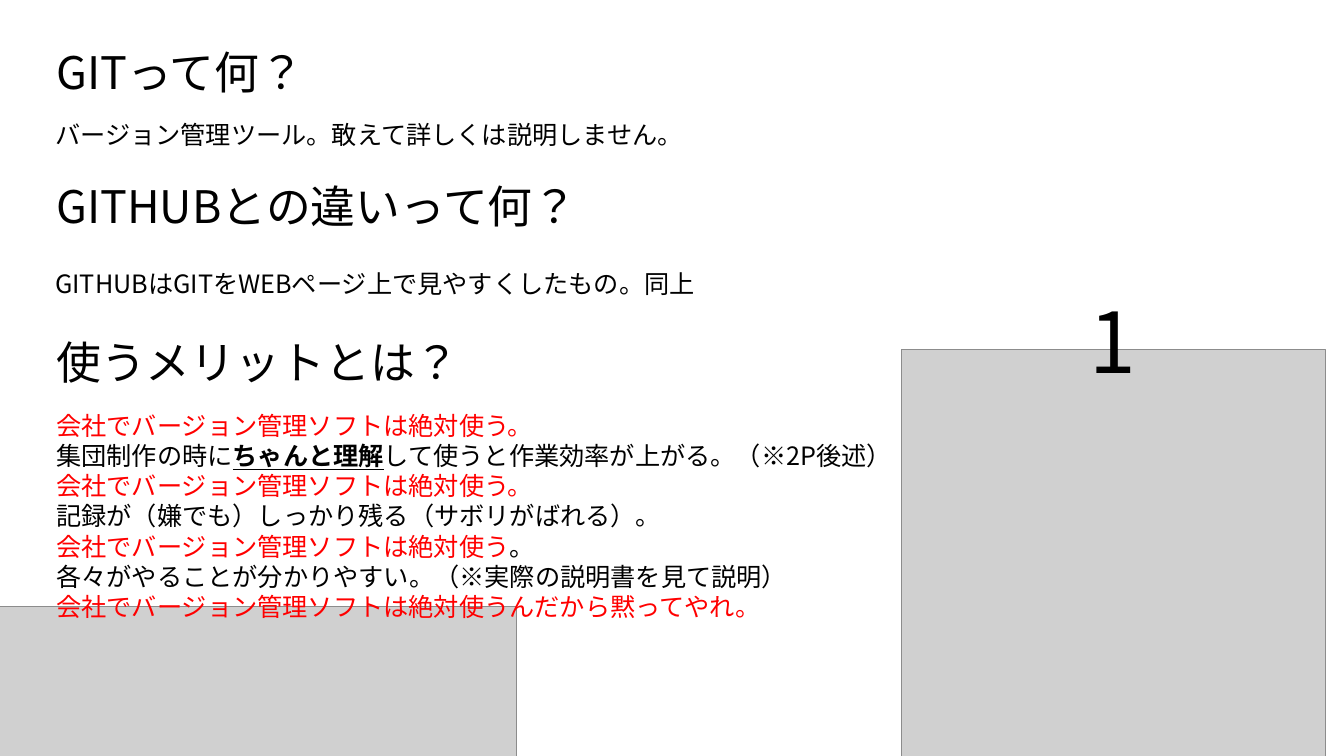
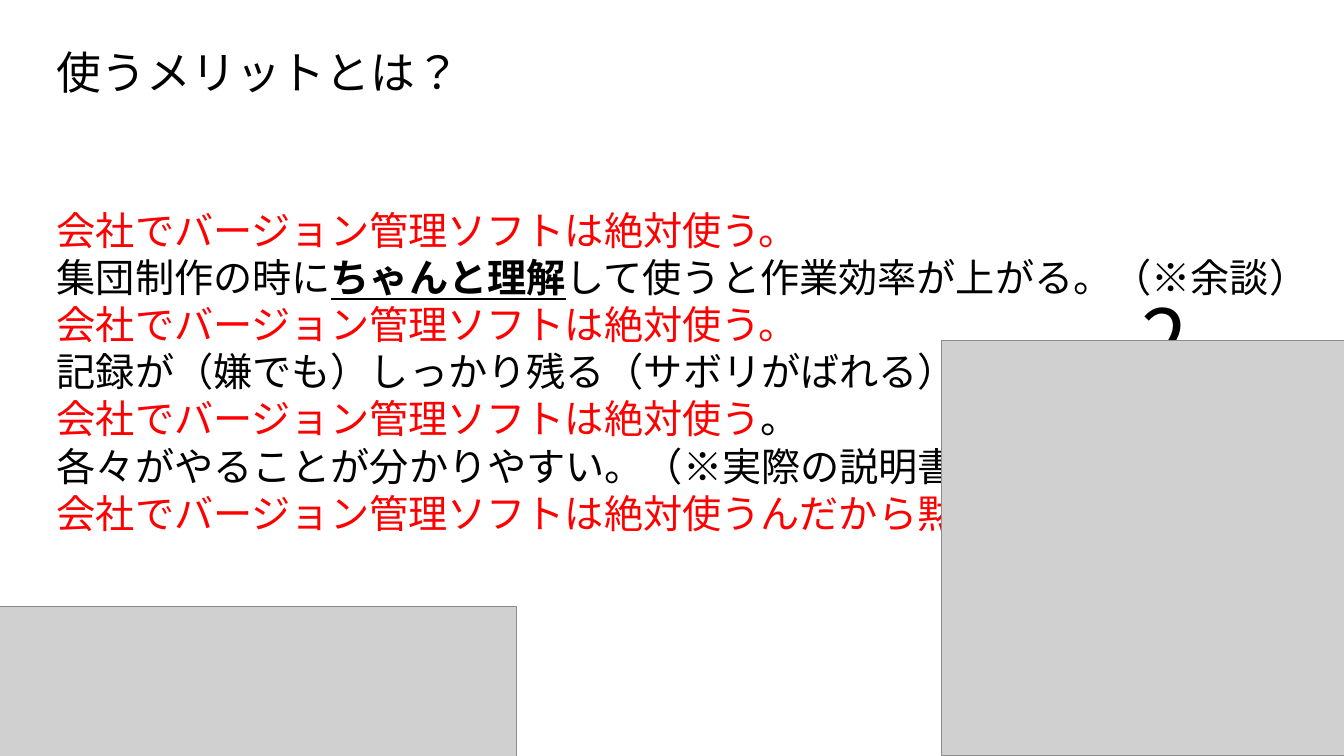
Before and after one commit to HattoriNaoki-t/git_study, a slide deck: slide 3 of GITHUB運用の勧め.pptx (slide 2 before the commit). Drawn at 1344x756 pixels with LibreOffice and Linux fonts; fonts in the diff are those of the drawing; grey boxes stand for pictures. Boxes give left, top, right and bottom in pixels: in the first picture for what was removed or moved away, otherwise in the second. Text is boxed around its words. In the diff, an @@ line names an element or a change of style, - is before the commit and + after.

```diff
--- a/GITHUB運用の勧め.pptx
+++ b/GITHUB運用の勧め.pptx
@@ text "使うメリットとは？": place and size @@
-text "使うメリットとは？" at box(56, 341, 459, 383)
+text "使うメリットとは？" at box(57, 51, 460, 93)
@@ text removed at box(56, 51, 304, 93) @@
-GITって何？
@@ text removed at box(55, 123, 682, 146) @@
-バージョン管理ツール。敢えて詳しくは説明しません。
@@ text "会社でバージョン管理ソフトは絶対使う。": place and size @@
-text "会社でバージョン管理ソフトは絶対使う。" at box(56, 413, 892, 622)
+text "会社でバージョン管理ソフトは絶対使う。" at box(57, 212, 1308, 539)
@@ text removed at box(56, 185, 577, 227) @@
-GITHUBとの違いって何？
@@ text at box(57, 212, 1192, 539): size 18 to 28 pt in "会社でバージョン管理ソフトは絶対使う。", "会社でバージョン管理ソフトは絶対使う。", "記録が（嫌でも）しっかり残る（サボリがばれる）。", "会社でバージョン管理ソフトは絶対使う。" and 2 more places @@
@@ text at box(57, 258, 1308, 300): text changed; size 18 to 28 pt @@
-集団制作の時にちゃんと理解して使うと作業効率が上がる。（※2P後述）
+集団制作の時にちゃんと理解して使うと作業効率が上がる。（※余談）
@@ text removed at box(55, 272, 694, 295) @@
-GITHUBはGITをWEBページ上で見やすくしたもの。同上
@@ text at box(1141, 285, 1188, 341): text changed @@
-1
+2
@@ picture: place and size @@
-picture at box(902, 350, 1326, 756)
+picture at box(942, 340, 1344, 756)
```
Also in this commit, not shown: 3 other slides changed, 2 slides added, 1 other file.
